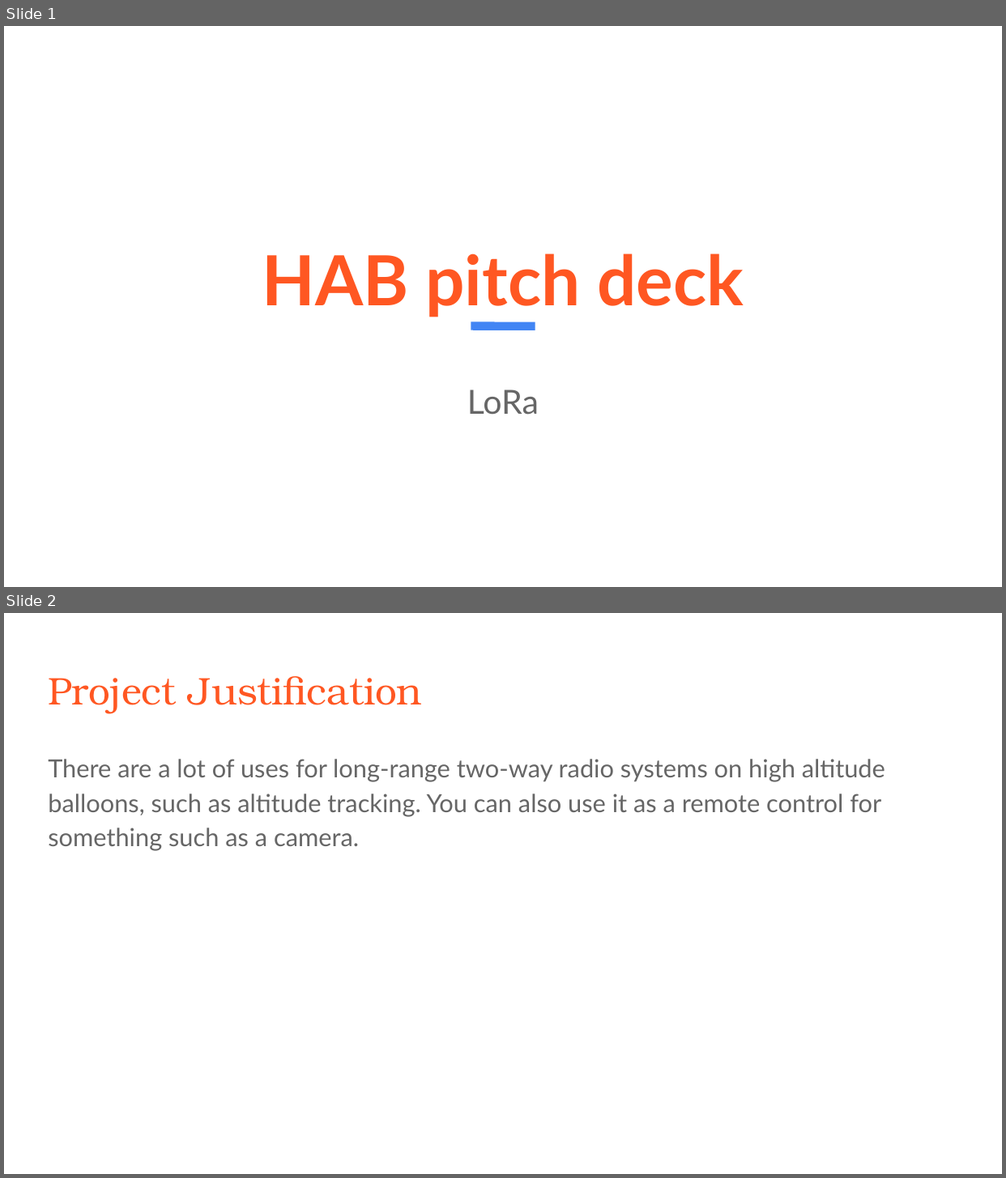
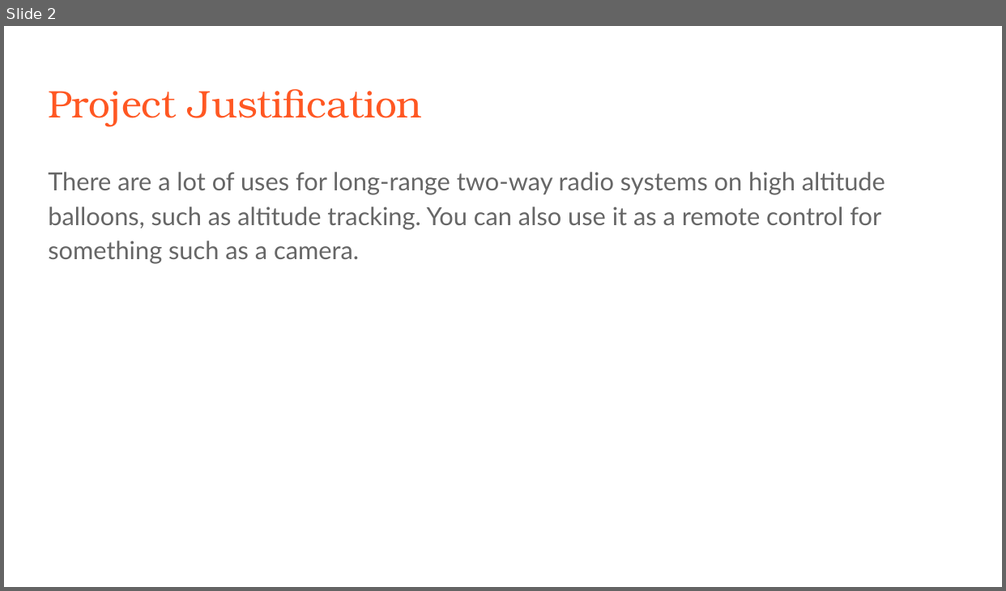
Before and after one commit to stratoscience25/arduino-workshop-logan, a slide deck: Ham xposition presentation/LoganCaramanna_PitchDeck.odp. Shown one above the other, each under a label of ours: slides 1 and 2 before the commit, slide 2 after it. The pictures are 1006x1178 and 1006x591 pixels, drawn with LibreOffice and Linux fonts; fonts in the diff are those of the drawing. Boxes give left, top, right and bottom in pixels: in the first picture for what was removed or moved away, otherwise in the second. Text is boxed around its words. In the diff, an @@ line names an element or a change of style, - is before the commit and + after.

```diff
--- a/Ham xposition presentation/LoganCaramanna_PitchDeck.odp
+++ b/Ham xposition presentation/LoganCaramanna_PitchDeck.odp
@@ slide 1 removed at box(4, 26, 1002, 587), background #FFFFFF @@
@@ rectangle removed at box(19, 44, 983, 231) @@
@@ title removed at box(262, 254, 744, 318) @@
-HAB pitch deck
@@ line removed from (471, 327) to (535, 327) @@
@@ rectangle removed at box(653, 326, 1002, 587) @@
@@ subtitle removed at box(467, 390, 539, 415) @@
-LoRa
```
Also in this commit, not shown: 1 slide added.
